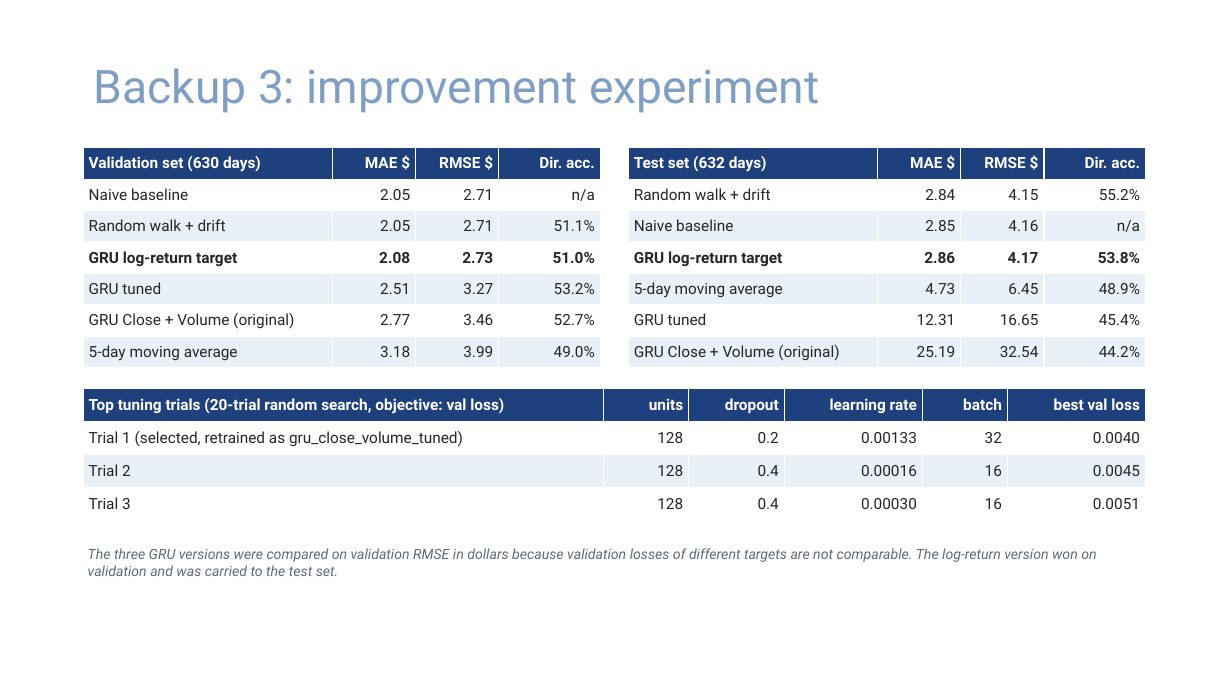
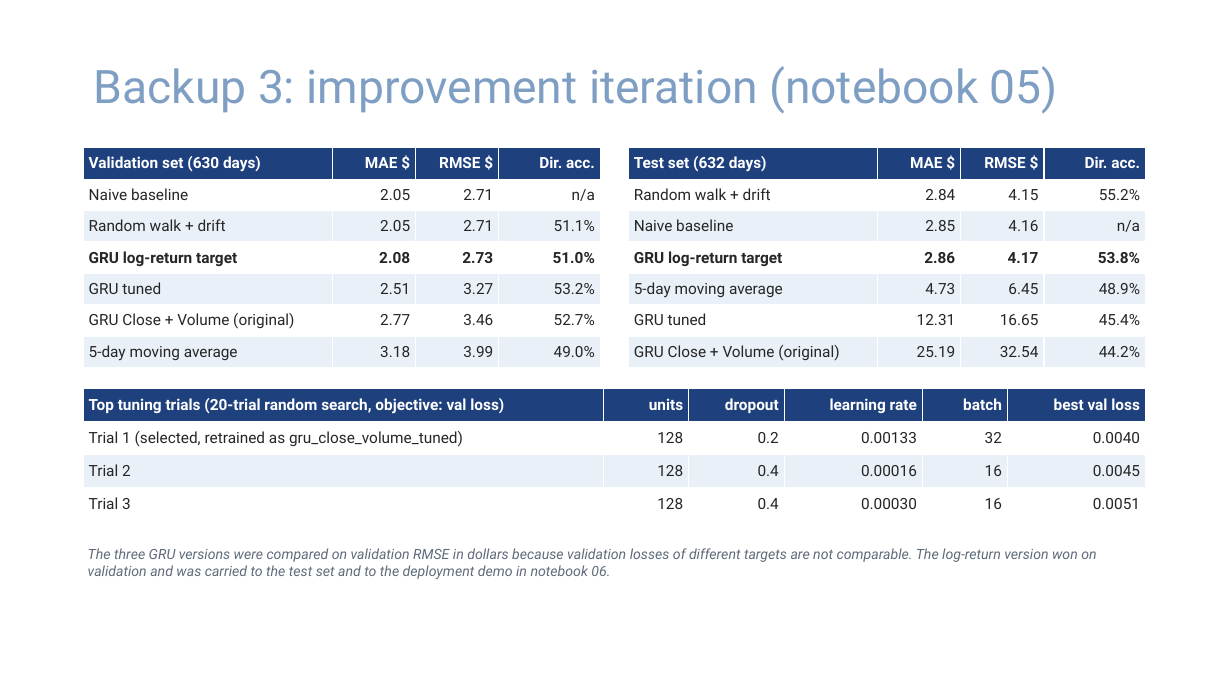
Before and after one commit to wences-psu/Stock_Price_DL, a slide deck: slide 21 of docs/Team7_AAPL_Deep_Learning_Presentation.pptx. Drawn at 1232x693 pixels with LibreOffice and Linux fonts; fonts in the diff are those of the drawing; background and template pictures are left out. Boxes give left, top, right and bottom in pixels: in the first picture for what was removed or moved away, otherwise in the second. Text is boxed around its words. In the diff, an @@ line names an element or a change of style, - is before the commit and + after.

Commit message:
Deploy the log-return GRU; make improvements a CRISP-DM iteration before deployment

```diff
--- a/docs/Team7_AAPL_Deep_Learning_Presentation.pptx
+++ b/docs/Team7_AAPL_Deep_Learning_Presentation.pptx
@@ title at (94, 66, 1058, 113): text changed @@
-Backup 3: improvement experiment
+Backup 3: improvement iteration (notebook 05)
@@ text at (88, 548, 1096, 579): text changed @@
-The three GRU versions were compared on validation RMSE in dollars because validation losses of different targets are not comparable. The log-return version won on validation and was carried to the test set.
+The three GRU versions were compared on validation RMSE in dollars because validation losses of different targets are not comparable. The log-return version won on validation and was carried to the test set and to the deployment demo in notebook 06.
```
Also in this commit, not shown: 9 other slides changed, 17 other files.
